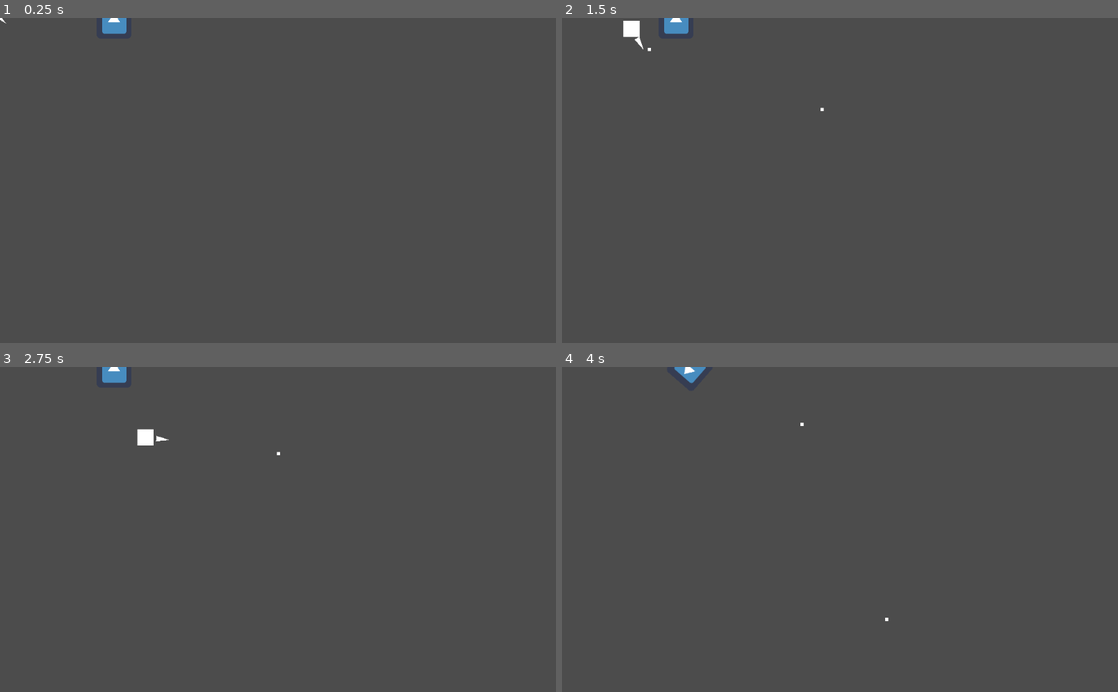
Above: before the commit, frames 1-4 (two rows, left to right).
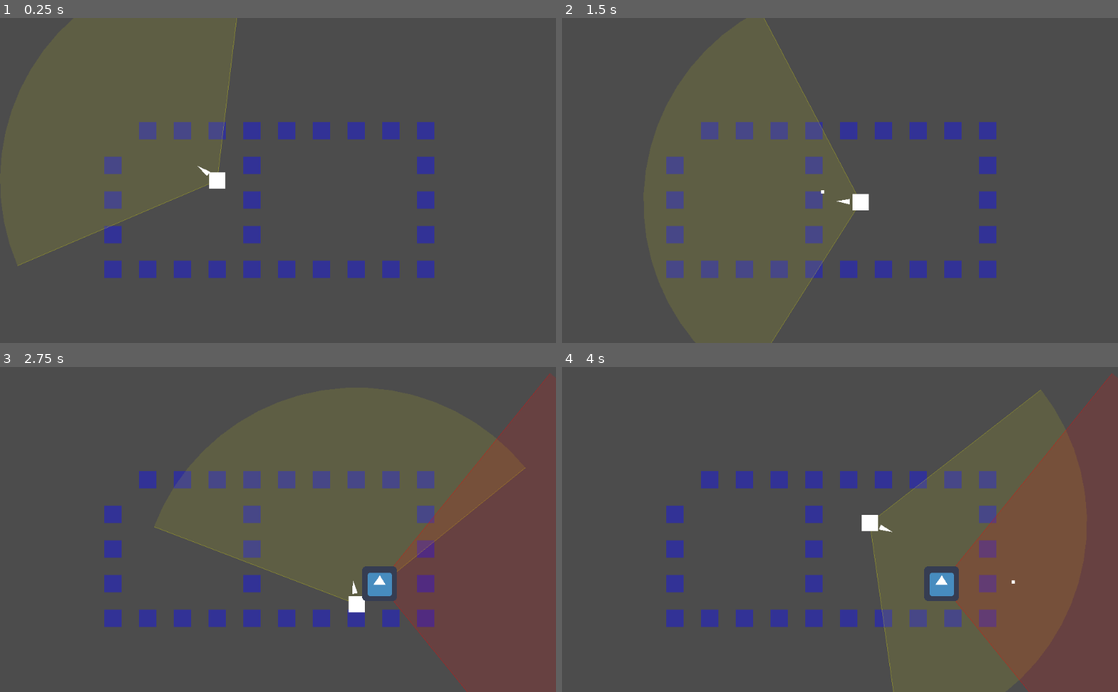
Above: after the commit, the same moments.

Repository: tvorj/topdownshooter
Game: Godot game, scene res://World.tscn
The game is run twice, just before and just after one commit, with the same random seed, the same clock (stepped at 60 frames per second) and the same inputs. The engine's default icon, where the game draws it, is replaced by a stand-in: a white triangle on a blue panel in a dark square.
Inputs (mouse positions are in pixels of both pictures, inside the frame that each line leads up to):
- Up to frame 1 (0.25 s): no input
- Up to frame 2 (1.5 s): tap Enter at 0.5 s; move the mouse to (962, 164) at 0.52 s; hold D (move_right) 0.53-1.28 s; click (962, 164) at 0.6 s; move the mouse to (728, 196) at 1.27 s; hold S (move_down) from 1.28 s (still down); click (728, 196) at 1.35 s
- Up to frame 3 (2.75 s): move the mouse to (333, 458) at 2.02 s; release S (move_down) at 2.03 s; hold D (move_right) from 2.03 s (still down); click (333, 458) at 2.1 s
- Up to frame 4 (4 s): move the mouse to (812, 594) at 2.77 s; release D (move_right) at 2.78 s; hold W (move_up) 2.78-3.53 s; click (812, 594) at 2.85 s; move the mouse to (1006, 578) at 3.52 s; hold A (move_left) from 3.53 s (still down); click (1006, 578) at 3.6 s

The runs differ from the first frame. In frame 1, 5.5% of the frame differs, in the area x 0-79%, y 0-81%; in frame 2, 5.4%; in frame 3, 24%, in the area x 18-100%, y 0-100%; in frame 4, 23%.

Commit message:
fov for player and bot + wrong tilemap

Diff:
--- /dev/null
+++ b/DamageNumber.gd
@@ -0,0 +1,16 @@
+extends Node2D
+
+var velocity = Vector2(0, -60)
+var lifetime = 0.8
+
+func setup(amount, pos):
+	global_position = pos
+	$Label.text = str(amount)
+	$Label.add_color_override("font_color", Color(1, 0.3, 0.3))
+
+func _process(delta):
+	position += velocity * delta
+	lifetime -= delta
+	modulate.a = lifetime / 0.8  # плавно исчезает
+	if lifetime <= 0:
+		queue_free()
--- /dev/null
+++ b/DamageNumber.tscn
@@ -0,0 +1,10 @@
+[gd_scene load_steps=2 format=2]
+
+[ext_resource path="res://DamageNumber.gd" type="Script" id=1]
+
+[node name="DamageNumber" type="Node2D"]
+script = ExtResource( 1 )
+
+[node name="Label" type="Label" parent="."]
+margin_right = 40.0
+margin_bottom = 14.0
--- a/Player.gd
+++ b/Player.gd
@@ -3,6 +3,10 @@
 export(PackedScene) var BulletScene
 export var speed = 200
 export var hp = 30
+export(PackedScene) var DamageNumberScene
+export var vision_distance = 400
+export var vision_angle = 120
+var aim_angle = 0.0
 
 onready var aim = $Aim
 
@@ -22,7 +26,14 @@
 	move_and_slide(direction * speed)
 
 func _process(delta):
+	update()
 	aim.look_at(get_global_mouse_position())
+	var mouse_dir = (get_global_mouse_position() - global_position).normalized()
+	aim_angle = mouse_dir.angle()
+
+	# Скрываем врагов вне FOV
+	for enemy in get_tree().get_nodes_in_group("enemy"):
+		enemy.visible = can_see(enemy)
 
 	if Input.is_action_just_pressed("click"):
 		shoot()
@@ -43,6 +54,11 @@
 	hp -= amount
 	print("Player HP: ", hp)
 
+	if DamageNumberScene:
+		var dmg = DamageNumberScene.instance()
+		get_parent().add_child(dmg)
+		dmg.setup(amount, global_position)
+
 	if hp <= 0:
 		die()
 
@@ -58,3 +74,38 @@
 #
 #	var dir = (get_global_mouse_position() - bullet.global_position).normalized()
 #	bullet.direction = dir
+
+func _draw():
+	var half_angle = deg2rad(vision_angle / 2)
+	var points = [Vector2.ZERO]
+
+	var steps = 20
+	for i in range(steps + 1):
+		var angle = aim_angle - half_angle + (half_angle * 2 / steps) * i
+		points.append(Vector2.RIGHT.rotated(angle) * vision_distance)
+
+	points.append(Vector2.ZERO)
+	draw_colored_polygon(PoolVector2Array(points), Color(1, 1, 0, 0.1))
+	draw_line(Vector2.ZERO, Vector2.RIGHT.rotated(aim_angle - half_angle) * vision_distance, Color(1, 1, 0, 0.3), 1.0)
+	draw_line(Vector2.ZERO, Vector2.RIGHT.rotated(aim_angle + half_angle) * vision_distance, Color(1, 1, 0, 0.3), 1.0)
+
+func can_see(target) -> bool:
+	var to_target = target.global_position - global_position
+
+	# Проверяем дистанцию
+	if to_target.length() > vision_distance:
+		return false
+
+	# Проверяем угол
+	var mouse_dir = (get_global_mouse_position() - global_position).normalized()
+	var angle_to_target = rad2deg(mouse_dir.angle_to(to_target.normalized()))
+	if abs(angle_to_target) > vision_angle / 2:
+		return false
+
+	# Проверяем стены
+	var space_state = get_world_2d().direct_space_state
+	var result = space_state.intersect_ray(global_position, target.global_position, [self])
+	if result and result.collider != target:
+		return false
+
+	return true
--- a/Player.tscn
+++ b/Player.tscn
@@ -1,13 +1,16 @@
-[gd_scene load_steps=4 format=2]
+[gd_scene load_steps=5 format=2]
 
 [ext_resource path="res://Player.gd" type="Script" id=1]
 [ext_resource path="res://Bullet.tscn" type="PackedScene" id=2]
+[ext_resource path="res://DamageNumber.tscn" type="PackedScene" id=3]
 
 [sub_resource type="RectangleShape2D" id=1]
 
 [node name="Player" type="KinematicBody2D" groups=["player"]]
+position = Vector2( 400, 300 )
 script = ExtResource( 1 )
 BulletScene = ExtResource( 2 )
+DamageNumberScene = ExtResource( 3 )
 
 [node name="CollisionShape2D" type="CollisionShape2D" parent="."]
 shape = SubResource( 1 )
--- a/World.tscn
+++ b/World.tscn
@@ -1,12 +1,77 @@
-[gd_scene load_steps=3 format=2]
+[gd_scene load_steps=9 format=2]
 
 [ext_resource path="res://Player.tscn" type="PackedScene" id=1]
 [ext_resource path="res://enemy.tscn" type="PackedScene" id=2]
+[ext_resource path="res://wall.png" type="Texture" id=3]
+
+[sub_resource type="ConvexPolygonShape2D" id=3]
+points = PoolVector2Array( 0, 0, 32, 0, 32, 32, 0, 32 )
+
+[sub_resource type="ConvexPolygonShape2D" id=4]
+points = PoolVector2Array( 0, 0, 32, 0, 32, 32, 0, 32 )
+
+[sub_resource type="ConvexPolygonShape2D" id=5]
+points = PoolVector2Array( 0, 0, 32, 0, 32, 32, 0, 32 )
+
+[sub_resource type="ConvexPolygonShape2D" id=6]
+points = PoolVector2Array( 0, 0, 32, 0, 32, 32, 0, 32 )
+
+[sub_resource type="TileSet" id=2]
+0/name = "wall.png 0"
+0/texture = ExtResource( 3 )
+0/tex_offset = Vector2( 0, 0 )
+0/modulate = Color( 1, 1, 1, 1 )
+0/region = Rect2( 0, 0, 64, 64 )
+0/tile_mode = 2
+0/autotile/icon_coordinate = Vector2( 0, 0 )
+0/autotile/tile_size = Vector2( 32, 32 )
+0/autotile/spacing = 0
+0/autotile/occluder_map = [  ]
+0/autotile/navpoly_map = [  ]
+0/autotile/priority_map = [  ]
+0/autotile/z_index_map = [  ]
+0/occluder_offset = Vector2( 0, 0 )
+0/navigation_offset = Vector2( 0, 0 )
+0/shape_offset = Vector2( 0, 0 )
+0/shape_transform = Transform2D( 1, 0, 0, 1, 0, 0 )
+0/shape = SubResource( 3 )
+0/shape_one_way = false
+0/shape_one_way_margin = 1.0
+0/shapes = [ {
+"autotile_coord": Vector2( 0, 0 ),
+"one_way": false,
+"one_way_margin": 1.0,
+"shape": SubResource( 3 ),
+"shape_transform": Transform2D( 1, 0, 0, 1, 0, 0 )
+}, {
+"autotile_coord": Vector2( 1, 0 ),
+"one_way": false,
+"one_way_margin": 1.0,
+"shape": SubResource( 4 ),
+"shape_transform": Transform2D( 1, 0, 0, 1, 0, 0 )
+}, {
+"autotile_coord": Vector2( 0, 1 ),
+"one_way": false,
+"one_way_margin": 1.0,
+"shape": SubResource( 5 ),
+"shape_transform": Transform2D( 1, 0, 0, 1, 0, 0 )
+}, {
+"autotile_coord": Vector2( 1, 1 ),
+"one_way": false,
+"one_way_margin": 1.0,
+"shape": SubResource( 6 ),
+"shape_transform": Transform2D( 1, 0, 0, 1, 0, 0 )
+} ]
+0/z_index = 0
 
 [node name="World" type="Node2D"]
 
+[node name="TileMap" type="TileMap" parent="."]
+tile_set = SubResource( 2 )
+format = 1
+tile_data = PoolIntArray( 196612, 0, 0, 196613, 0, 0, 196614, 0, 0, 196615, 0, 0, 196616, 0, 0, 196617, 0, 0, 196618, 0, 0, 196619, 0, 0, 196620, 0, 0, 262147, 0, 0, 262151, 0, 0, 262156, 0, 0, 327683, 0, 0, 327687, 0, 0, 327692, 0, 0, 393219, 0, 0, 393223, 0, 0, 393228, 0, 0, 458755, 0, 0, 458756, 0, 0, 458757, 0, 0, 458758, 0, 0, 458759, 0, 0, 458760, 0, 0, 458761, 0, 0, 458762, 0, 0, 458763, 0, 0, 458764, 0, 0 )
+
 [node name="Player" parent="." instance=ExtResource( 1 )]
-position = Vector2( -22, -20 )
 
 [node name="enemy" parent="." instance=ExtResource( 2 )]
-position = Vector2( 210, 6 )
+position = Vector2( 699, 400 )
--- a/enemy.gd
+++ b/enemy.gd
@@ -8,6 +8,7 @@
 
 export(PackedScene) var BulletScene
 export var shoot_cooldown = 1.0
+export(PackedScene) var DamageNumberScene
 
 var player = null
 var shoot_timer = 0.0
@@ -21,6 +22,7 @@
 		print("Player not found in group 'player'")
 
 func _physics_process(delta):
+	update()
 	if player == null:
 		return
 
@@ -62,10 +64,46 @@
 	if abs(angle_to_player) > vision_angle / 2:
 		return false
 
+	# Проверяем нет ли стены между врагом и игроком
+	var space_state = get_world_2d().direct_space_state
+	var result = space_state.intersect_ray(
+	global_position,
+	player.global_position,
+	[self],
+	0b1
+)
+
+	if result and result.collider != player:
+		return false  # луч попал в стену
+
 	return true
 
 func take_damage(amount):
 	hp -= amount
 
+	if DamageNumberScene:
+		var dmg = DamageNumberScene.instance()
+		get_parent().add_child(dmg)
+		dmg.setup(amount, global_position)
+
 	if hp <= 0:
 		queue_free()
+
+func _draw():
+	var half_angle = deg2rad(vision_angle / 2)
+	var points = [Vector2.ZERO]
+
+	# Рисуем конус из линий
+	var steps = 20
+	for i in range(steps + 1):
+		var angle = -half_angle + (half_angle * 2 / steps) * i
+		points.append(Vector2.RIGHT.rotated(angle) * vision_distance)
+
+	points.append(Vector2.ZERO)
+
+	# Рисуем заливку конуса
+	draw_colored_polygon(PoolVector2Array(points), Color(1, 0, 0, 0.15))
+
+	# Рисуем границы конуса
+	draw_line(Vector2.ZERO, Vector2.RIGHT.rotated(-half_angle) * vision_distance, Color(1, 0, 0, 0.5), 1.0)
+	draw_line(Vector2.ZERO, Vector2.RIGHT.rotated(half_angle) * vision_distance, Color(1, 0, 0, 0.5), 1.0)
--- a/enemy.tscn
+++ b/enemy.tscn
@@ -1,15 +1,17 @@
-[gd_scene load_steps=5 format=2]
+[gd_scene load_steps=6 format=2]
 
 [ext_resource path="res://icon.png" type="Texture" id=1]
 [ext_resource path="res://enemy.gd" type="Script" id=2]
 [ext_resource path="res://Bullet.tscn" type="PackedScene" id=3]
+[ext_resource path="res://DamageNumber.tscn" type="PackedScene" id=4]
 
 [sub_resource type="RectangleShape2D" id=1]
 extents = Vector2( 32, 31.5 )
 
-[node name="enemy" type="KinematicBody2D"]
+[node name="enemy" type="KinematicBody2D" groups=["enemy"]]
 script = ExtResource( 2 )
 BulletScene = ExtResource( 3 )
+DamageNumberScene = ExtResource( 4 )
 
 [node name="Sprite" type="Sprite" parent="."]
 texture = ExtResource( 1 )
Binary file added: wall.png
Not shown, added: wall.png.import
